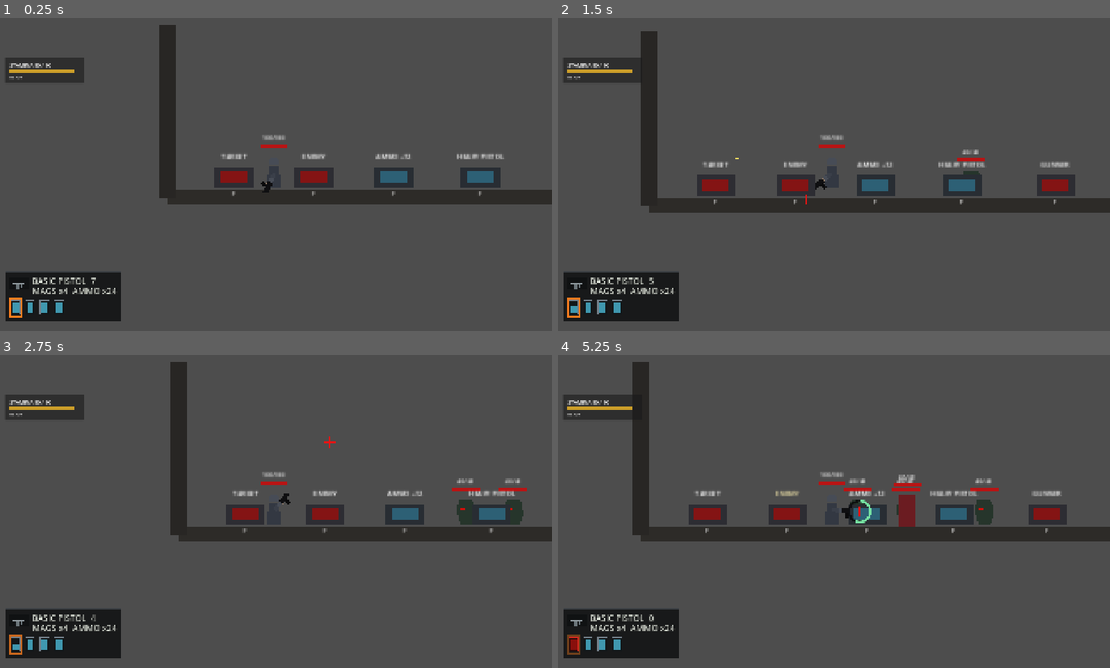
Above: before the commit, frames 1-4 (two rows, left to right).
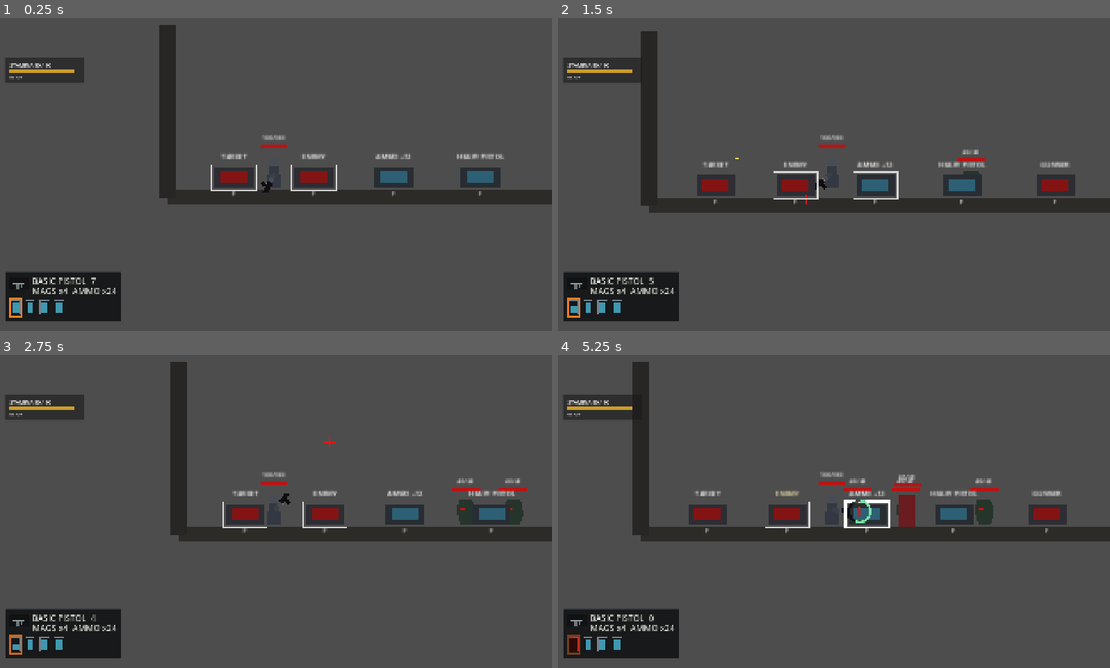
Above: after the commit, the same moments.

Repository: YuiTatsuki1011/projekt-black
Game: Godot game, scene res://scenes/levels/test_level.tscn
The game is run twice, just before and just after one commit, with the same random seed, the same clock (stepped at 60 frames per second) and the same inputs.
Inputs (mouse positions are in pixels of both pictures, inside the frame that each line leads up to):
- Up to frame 1 (0.25 s): no input
- Up to frame 2 (1.5 s): tap Enter at 0.5 s; move the mouse to (955, 158) at 0.52 s; hold D (move_right) 0.53-1.25 s; tap F (interact) at 0.6 s; click (955, 158) at 0.67 s; tap Space (jump) at 0.77 s; drag from (718, 190) to (977, 218) at 1.27 s
- Up to frame 3 (2.75 s): move the mouse to (331, 442) at 2.02 s; hold A (move_left) from 2.03 s (still down); tap Shift (dodge) at 2.1 s; click (331, 442) at 2.17 s; tap F (interact) at 2.3 s
- Up to frame 4 (5.25 s): release A (move_left) at 2.75 s; drag from (806, 574) to (1071, 511) at 2.77 s; move the mouse to (999, 558) at 3.52 s; hold D (move_right) 3.53-4.25 s; tap F (interact) at 3.6, 5.1 s; click (999, 558) at 3.67 s; tap Space (jump) at 3.77 s; drag from (662, 464) to (955, 555) at 4.27 s; move the mouse to (861, 511) at 5.02 s; hold D (move_right) from 5.03 s (still down); click (861, 511) at 5.17 s

The runs differ from the first frame. In frame 1, 0.2% of the frame differs, in the area x 38-62%, y 46-56%; in frame 2, 0.2%; in frame 3, 0.1%; in frame 4, 0.3%, in the area x 2-61%, y 46-95%.

Commit message:
Improve interaction targeting feedback

Diff:
--- a/scripts/player/player_controller.gd
+++ b/scripts/player/player_controller.gd
@@ -16,6 +16,7 @@
 const FIREARM_SLOT_IDS := [&"firearm_1", &"firearm_2", &"firearm_3", &"firearm_4"]
 const DROPPED_ITEM_SCENE := preload("res://scenes/interaction/dropped_item.tscn")
 const ACTIVE_MAGAZINE_STATUS_ENTRY_ID := -10001
+const INTERACTION_HIGHLIGHT_NAME := "InteractionHighlight"
 
 enum MeleeState {
 	READY,
@@ -110,6 +111,7 @@
 var _facing: int = 1
 var _recoil: float = 0.0
 var _nearby_interactables: Array[Node2D] = []
+var _highlighted_interactables: Array[Node2D] = []
 var _damage_flash_tween: Tween
 var _damage_knockback_velocity: Vector2 = Vector2.ZERO
 var _stamina_recovery_delay_remaining: float = 0.0
@@ -433,6 +435,7 @@
 
 	_update_timers(delta)
 	_update_stamina(delta)
+	_update_interaction_highlights()
 	_handle_actions()
 	_update_melee(delta)
 	_update_dodge(delta)
@@ -1621,9 +1624,43 @@
 func _interact_with_nearest() -> void:
 	_refresh_nearby_interactables()
 
+	var nearest: Node2D = _get_preferred_interactable()
+
+	if nearest != null and nearest.has_method("interact"):
+		nearest.call("interact", self)
+
+
+func _refresh_nearby_interactables() -> void:
+	_nearby_interactables = _nearby_interactables.filter(func(interactable: Node2D) -> bool:
+		return is_instance_valid(interactable)
+	)
+	for area in interaction_area.get_overlapping_areas():
+		if area.has_method("interact") and area not in _nearby_interactables:
+			_nearby_interactables.append(area)
+
+
+func _on_interaction_area_entered(area: Area2D) -> void:
+	if area.has_method("interact") and area not in _nearby_interactables:
+		_nearby_interactables.append(area)
+
+
+func _on_interaction_area_exited(area: Area2D) -> void:
+	_nearby_interactables.erase(area)
+	_set_interactable_highlight(area, false)
+	_highlighted_interactables.erase(area)
+
+
+func _get_preferred_interactable() -> Node2D:
+	return _get_preferred_interactable_at(get_global_mouse_position())
+
+
+func _get_preferred_interactable_at(mouse_position: Vector2) -> Node2D:
+	var hovered: Node2D = _get_hovered_interactable_at(mouse_position)
+	if hovered != null:
+		return hovered
+
 	var nearest: Node2D = null
 	var nearest_distance_squared: float = INF
-
 	for interactable in _nearby_interactables:
 		if not is_instance_valid(interactable):
 			continue
@@ -1633,23 +1670,138 @@
 			nearest = interactable
 			nearest_distance_squared = distance_squared
 
-	if nearest != null and nearest.has_method("interact"):
-		nearest.call("interact", self)
-
-
-func _refresh_nearby_interactables() -> void:
-	for area in interaction_area.get_overlapping_areas():
-		if area.has_method("interact") and area not in _nearby_interactables:
-			_nearby_interactables.append(area)
-
-
-func _on_interaction_area_entered(area: Area2D) -> void:
-	if area.has_method("interact") and area not in _nearby_interactables:
-		_nearby_interactables.append(area)
-
-
-func _on_interaction_area_exited(area: Area2D) -> void:
-	_nearby_interactables.erase(area)
+	return nearest
+
+
+func _get_hovered_interactable() -> Node2D:
+	return _get_hovered_interactable_at(get_global_mouse_position())
+
+
+func _get_hovered_interactable_at(mouse_position: Vector2) -> Node2D:
+	var hovered: Node2D = null
+	var hovered_distance_squared: float = INF
+	for interactable in _nearby_interactables:
+		if not is_instance_valid(interactable):
+			continue
+		if not _is_mouse_over_interactable(interactable, mouse_position):
+			continue
+
+		var distance_squared := mouse_position.distance_squared_to(interactable.global_position)
+		if distance_squared < hovered_distance_squared:
+			hovered = interactable
+			hovered_distance_squared = distance_squared
+
+	return hovered
+
+
+func _update_interaction_highlights() -> void:
+	_refresh_nearby_interactables()
+
+	var hovered := _get_hovered_interactable_at(get_global_mouse_position())
+	var active_interactables: Array[Node2D] = []
+	if not _is_inventory_open:
+		for interactable in _nearby_interactables:
+			if is_instance_valid(interactable):
+				active_interactables.append(interactable)
+
+	for interactable in _highlighted_interactables.duplicate():
+		if not is_instance_valid(interactable) or interactable not in active_interactables:
+			if is_instance_valid(interactable):
+				_set_interactable_highlight(interactable, false)
+			_highlighted_interactables.erase(interactable)
+
+	for interactable in active_interactables:
+		_set_interactable_highlight(interactable, true, interactable == hovered)
+		if interactable not in _highlighted_interactables:
+			_highlighted_interactables.append(interactable)
+
+
+func _is_mouse_over_interactable(interactable: Node2D, mouse_position: Vector2) -> bool:
+	if interactable == null or not is_instance_valid(interactable):
+		return false
+
+	for child in interactable.get_children():
+		var collision_shape := child as CollisionShape2D
+		if collision_shape == null or collision_shape.disabled or collision_shape.shape == null:
+			continue
+		if _is_point_inside_collision_shape(collision_shape, mouse_position):
+			return true
+
+	return false
+
+
+func _is_point_inside_collision_shape(collision_shape: CollisionShape2D, global_point: Vector2) -> bool:
+	var local_point: Vector2 = collision_shape.global_transform.affine_inverse() * global_point
+	var shape := collision_shape.shape
+	if shape is RectangleShape2D:
+		var rectangle := shape as RectangleShape2D
+		var half_size := rectangle.size * 0.5
+		return absf(local_point.x) <= half_size.x and absf(local_point.y) <= half_size.y
+	if shape is CircleShape2D:
+		var circle := shape as CircleShape2D
+		return local_point.length_squared() <= circle.radius * circle.radius
+
+	return false
+
+
+func _set_interactable_highlight(interactable: Node2D, is_visible: bool, is_hovered: bool = false) -> void:
+	if interactable == null or not is_instance_valid(interactable):
+		return
+
+	var highlight := interactable.get_node_or_null(INTERACTION_HIGHLIGHT_NAME) as Line2D
+	if highlight == null and is_visible:
+		highlight = _create_interaction_highlight(interactable)
+		if highlight != null:
+			interactable.add_child(highlight)
+	if highlight == null:
+		return
+
+	highlight.visible = is_visible
+	highlight.width = 3.0 if is_hovered else 2.0
+	highlight.default_color = Color(1.0, 1.0, 1.0, 1.0 if is_hovered else 0.78)
+
+
+func _create_interaction_highlight(interactable: Node2D) -> Line2D:
+	var points := _get_interactable_outline_points(interactable)
+	if points.is_empty():
+		return null
+
+	var highlight := Line2D.new()
+	highlight.name = INTERACTION_HIGHLIGHT_NAME
+	highlight.z_index = 50
+	highlight.closed = true
+	highlight.joint_mode = Line2D.LINE_JOINT_SHARP
+	highlight.begin_cap_mode = Line2D.LINE_CAP_NONE
+	highlight.end_cap_mode = Line2D.LINE_CAP_NONE
+	highlight.points = points
+	highlight.visible = false
+	return highlight
+
+
+func _get_interactable_outline_points(interactable: Node2D) -> PackedVector2Array:
+	for child in interactable.get_children():
+		var collision_shape := child as CollisionShape2D
+		if collision_shape == null or collision_shape.shape == null:
+			continue
+		if collision_shape.shape is RectangleShape2D:
+			var rectangle := collision_shape.shape as RectangleShape2D
+			var half_size := rectangle.size * 0.5 + Vector2(4.0, 4.0)
+			return PackedVector2Array([
+				collision_shape.transform * Vector2(-half_size.x, -half_size.y),
+				collision_shape.transform * Vector2(half_size.x, -half_size.y),
+				collision_shape.transform * Vector2(half_size.x, half_size.y),
+				collision_shape.transform * Vector2(-half_size.x, half_size.y),
+			])
+		if collision_shape.shape is CircleShape2D:
+			var circle := collision_shape.shape as CircleShape2D
+			var radius := circle.radius + 4.0
+			var points := PackedVector2Array()
+			for index in 24:
+				var angle := TAU * float(index) / 24.0
+				points.append(collision_shape.transform * (Vector2(cos(angle), sin(angle)) * radius))
+			return points
+
+	return PackedVector2Array()
 
 
 func _on_died() -> void:
--- a/scripts/ui/ammo_hud.gd
+++ b/scripts/ui/ammo_hud.gd
@@ -237,14 +237,15 @@
 	))
 	slot.add_child(icon)
 
-	var fill := ColorRect.new()
-	fill.mouse_filter = Control.MOUSE_FILTER_IGNORE
-	fill.color = Color(0.8, 0.08, 0.06, 0.58) if is_empty else Color(0.28, 0.68, 0.78, 0.86)
-	fill.anchor_left = 0.18
-	fill.anchor_right = 0.82
-	fill.anchor_bottom = 0.88
-	fill.anchor_top = 0.16 if is_empty else 0.88 - 0.72 * (float(ammo_count) / float(capacity))
-	icon.add_child(fill)
+	if not is_empty:
+		var fill := ColorRect.new()
+		fill.mouse_filter = Control.MOUSE_FILTER_IGNORE
+		fill.color = Color(0.28, 0.68, 0.78, 0.86)
+		fill.anchor_left = 0.18
+		fill.anchor_right = 0.82
+		fill.anchor_bottom = 0.88
+		fill.anchor_top = 0.88 - 0.72 * (float(ammo_count) / float(capacity))
+		icon.add_child(fill)
 
 	if entry_id == loading_entry_id:
 		var indicator := MAGAZINE_LOAD_INDICATOR_SCRIPT.new() as Control
Not shown, added: scripts/enemies/loot_dropper.gd.uid
Not shown, changed: docs/ARCHITECTURE.md
Not shown, changed: docs/HANDOFF.md
Not shown, changed: docs/INPUT_SPEC.md
